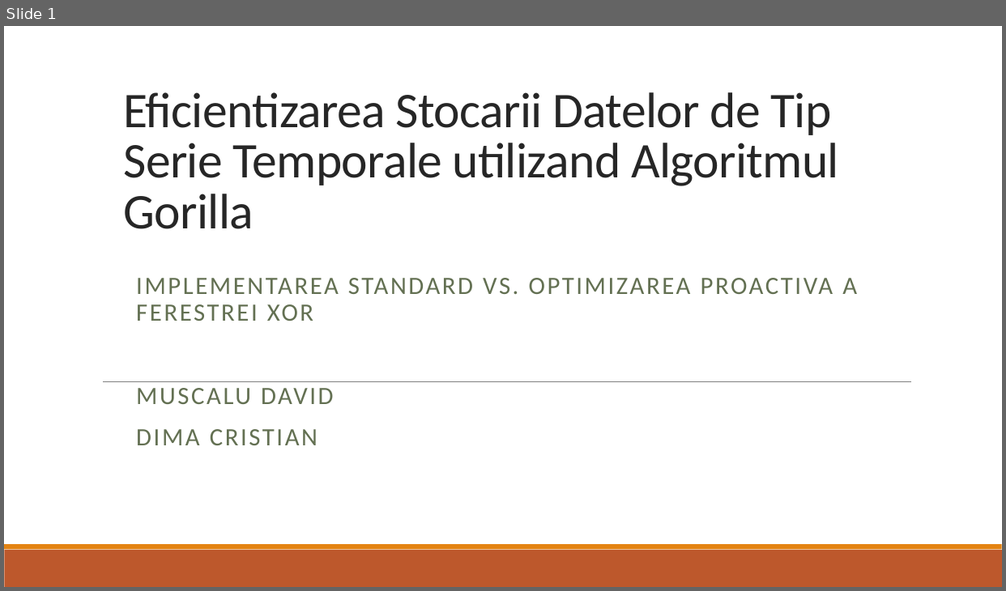
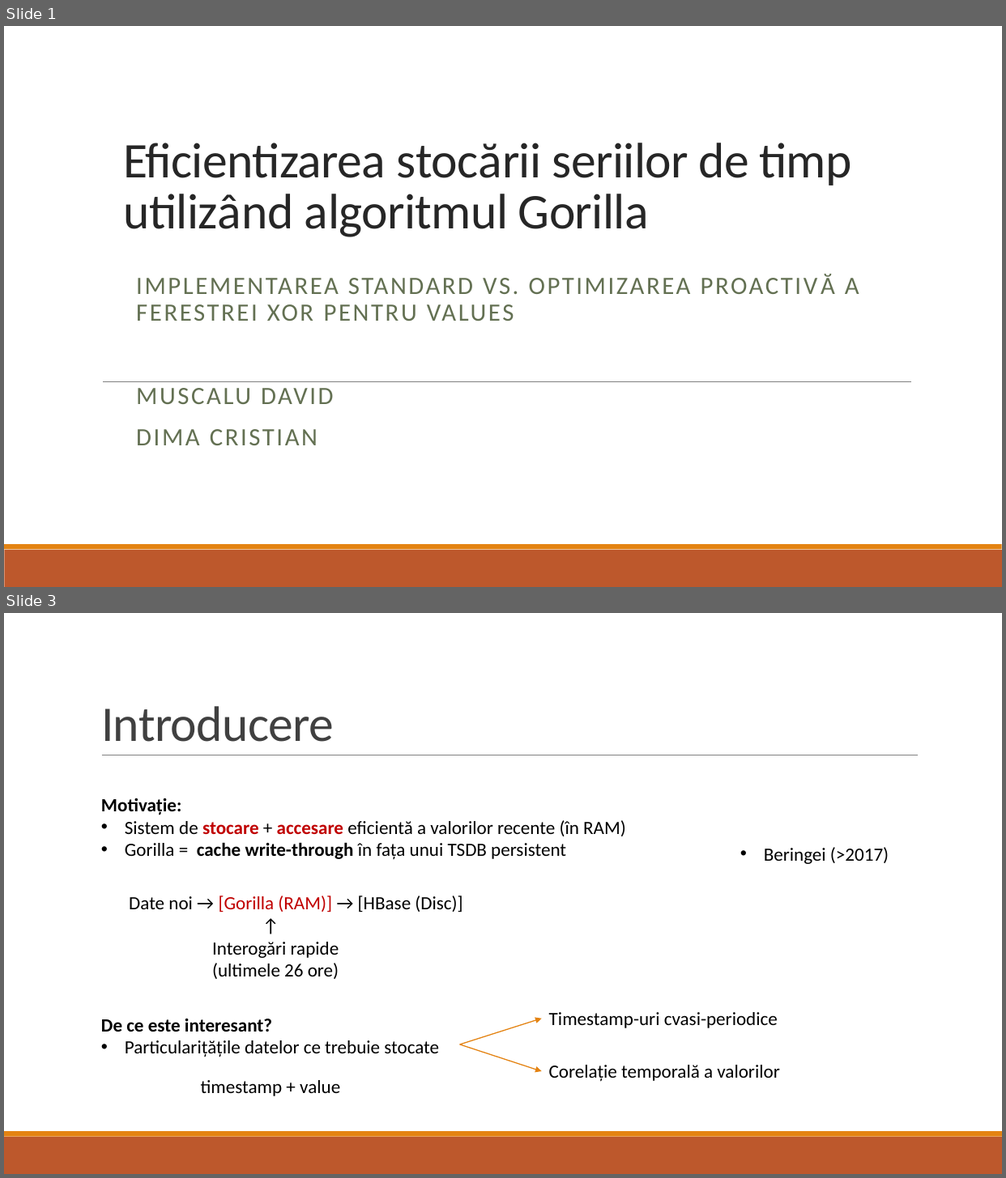
Before and after one commit to dimacul/PROIECT_PROCESAREA_SEMNALELOR, a slide deck: Eficientizarea Stocarii Datelor de Tip Serie Temporale utilizand.pptx. Shown one above the other, each under a label of ours: slide 1 before the commit, slides 1 and 3 after it; the slides between them are not shown. The pictures are 1006x591 and 1006x1178 pixels, drawn with LibreOffice and Linux fonts; fonts in the diff are those of the drawing. Boxes give left, top, right and bottom in pixels: in the first picture for what was removed or moved away, otherwise in the second. Text is boxed around its words. In the diff, an @@ line names an element or a change of style, - is before the commit and + after.

```diff
--- a/Eficientizarea Stocarii Datelor de Tip Serie Temporale utilizand.pptx
+++ b/Eficientizarea Stocarii Datelor de Tip Serie Temporale utilizand.pptx
@@ slide 3 added at (x1=4, y1=613, x2=1002, y2=1174), background #FFFFFF; not listed: 2 template elements that a slide beside it also shows @@
@@ title added at (x1=101, y1=706, x2=334, y2=742), 48 pt, text #404040 @@
+Introducere
@@ line added from (102, 756) to (918, 756), #808080 0.5 pt @@
@@ text added at (x1=101, y1=798, x2=626, y2=859), 18 pt, text #000000 @@
+Motivație:
+• Sistem de stocare + accesare eficientă a valorilor recente (în RAM)
+• Gorilla = cache write-through în fața unui TSDB persistent
@@ text added at (x1=764, y1=847, x2=889, y2=864), 18 pt, text #000000 @@
+• Beringei (>2017)
@@ text added at (x1=129, y1=896, x2=462, y2=979), 18 pt, text #000000 @@
+Date noi → [Gorilla (RAM)] → [HBase (Disc)]
+↑
+Interogări rapide
+(ultimele 26 ore)
@@ text added at (x1=101, y1=1019, x2=439, y2=1057), 18 pt, text #000000 @@
+De ce este interesant?
+• Particularițățile datelor ce trebuie stocate
@@ arrow added from (460, 1045) to (542, 1019), #E48312 1 pt @@
@@ text added at (x1=549, y1=1012, x2=778, y2=1029), 18 pt, text #000000 @@
+Timestamp-uri cvasi-periodice
@@ arrow added from (460, 1045) to (542, 1072), #E48312 1 pt @@
@@ text added at (x1=549, y1=1065, x2=779, y2=1082), 18 pt, text #000000 @@
+Corelație temporală a valorilor
@@ text added at (x1=201, y1=1080, x2=340, y2=1097), 18 pt, text #000000 @@
+timestamp + value
@@ slide 1 changed as well @@
@@ title at (x1=123, y1=143, x2=851, y2=237): text changed @@
-Eficientizarea Stocarii Datelor de Tip Serie Temporale utilizand Algoritmul Gorilla
+Eficientizarea stocării seriilor de timp utilizând algoritmul Gorilla
@@ subtitle at (x1=136, y1=278, x2=859, y2=321): text changed @@
-IMPLEMENTAREA STANDARD VS. OPTIMIZAREA PROACTIVA A FERESTREI XOR
+IMPLEMENTAREA STANDARD VS. OPTIMIZAREA PROACTIVĂ A FERESTREI XOR PENTRU VALUES
```
Also in this commit, not shown: 21 other slides added, 8 slides removed, 6 other files.
